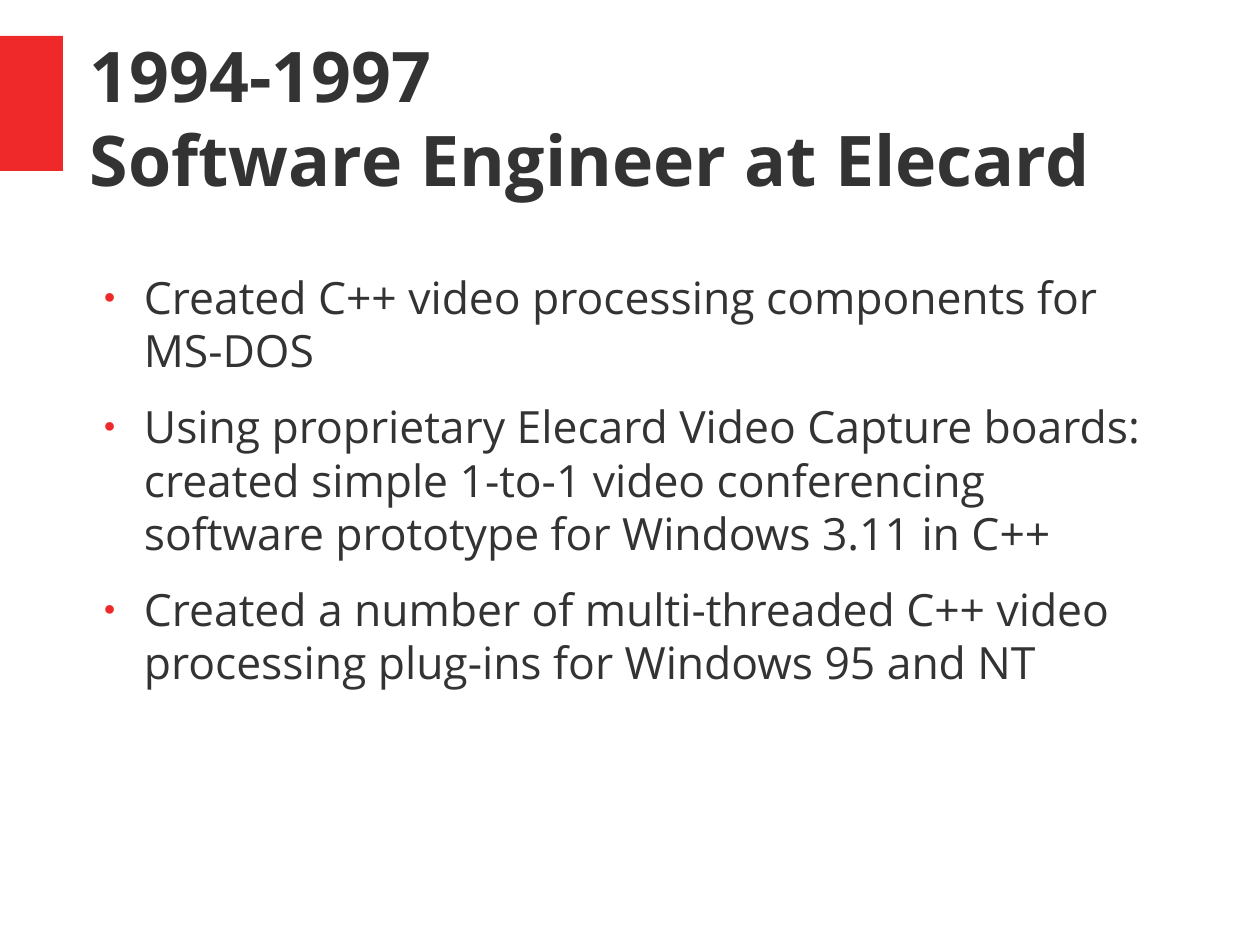
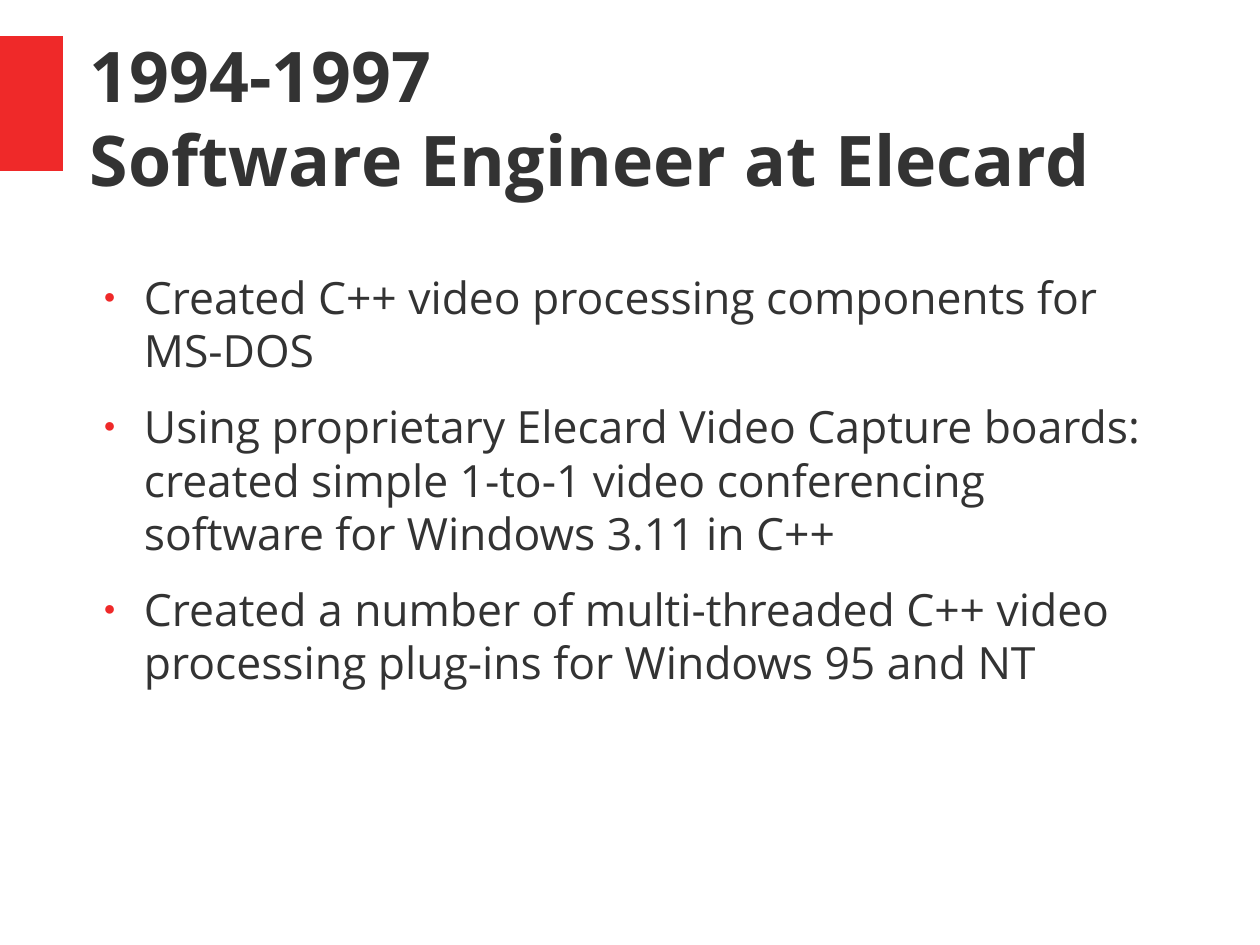
Before and after one commit to dcigor/udacity-car-public, a slide deck: slide 5 of Term1 Computer Vision and Deep Learning/history.pptx. Drawn at 1260x945 pixels with LibreOffice and Linux fonts; fonts in the diff are those of the drawing. Boxes give left, top, right and bottom in pixels: in the first picture for what was removed or moved away, otherwise in the second. Text is boxed around its words. In the diff, an @@ line names an element or a change of style, - is before the commit and + after.

```diff
--- a/Term1 Computer Vision and Deep Learning/history.pptx
+++ b/Term1 Computer Vision and Deep Learning/history.pptx
@@ text at (x1=144, y1=409, x2=1140, y2=551): text changed @@
-● Using proprietary Elecard Video Capture boards: created simple 1-to-1 video conferencing software prototype for Windows 3.11 in C++
+● Using proprietary Elecard Video Capture boards: created simple 1-to-1 video conferencing software for Windows 3.11 in C++
```
Also in this commit, not shown: 2 other slides changed, 1 slide added.
